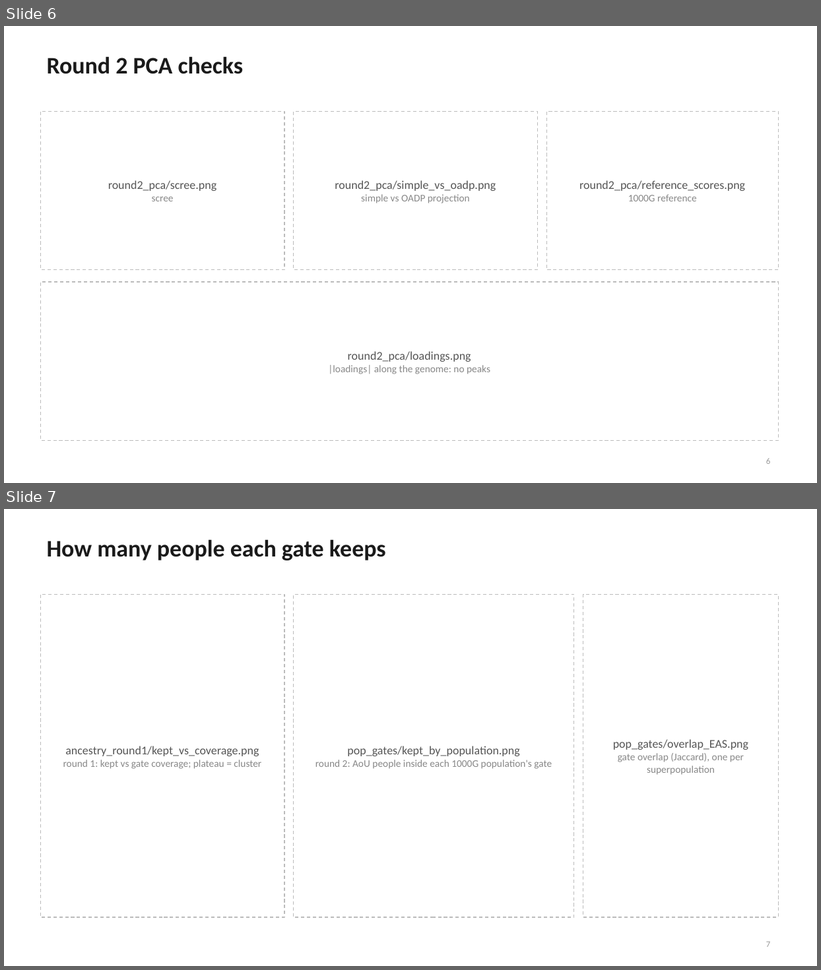
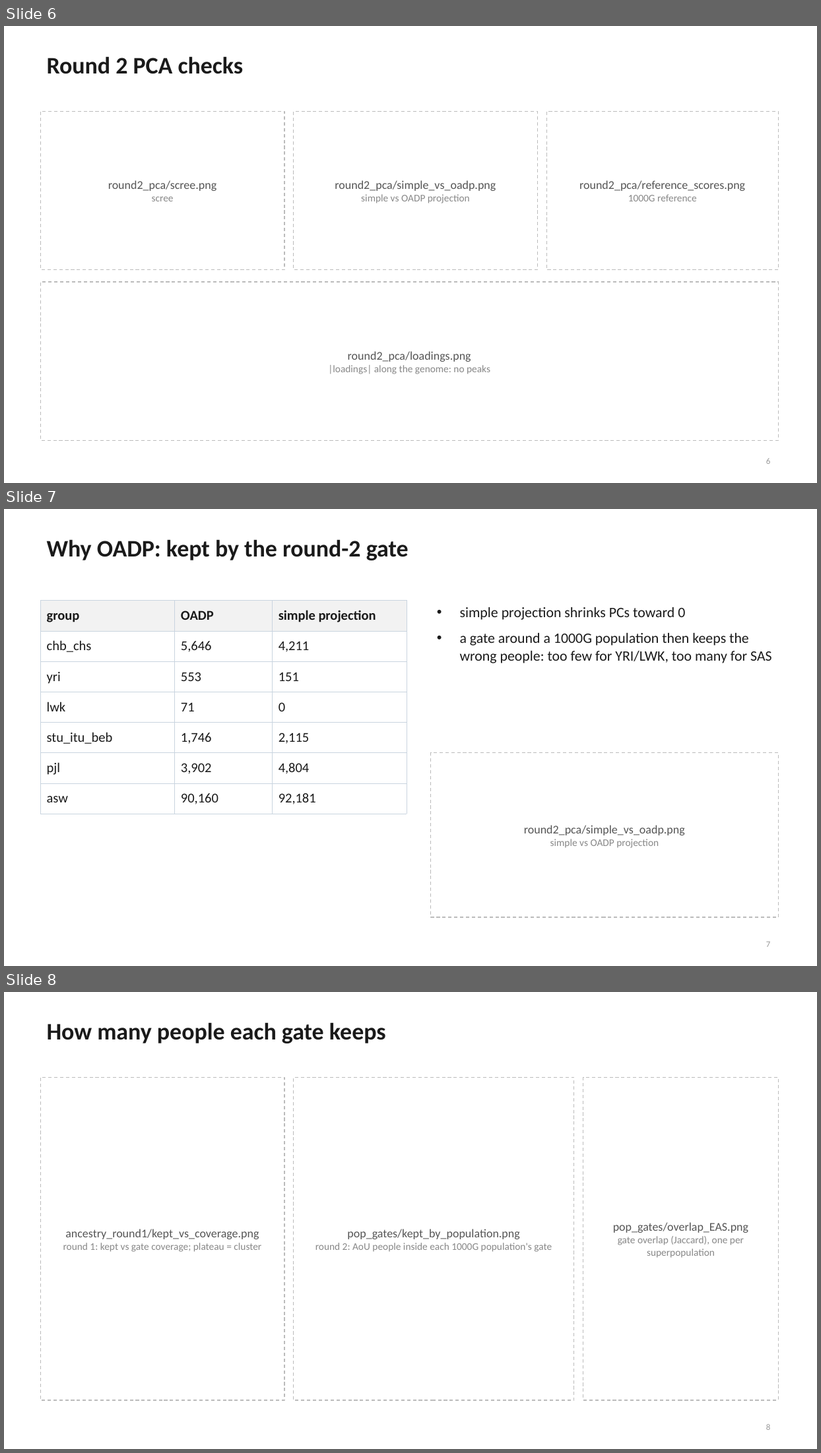
Before and after one commit to mkiravn/aou-covariance, a slide deck: slides/relatedness_scaffold.pptx. Shown one above the other, each under a label of ours: slides 6 and 7 before the commit, slides 6, 7 and 8 after it. The pictures are 821x970 and 821x1453 pixels, drawn with LibreOffice and Linux fonts; fonts in the diff are those of the drawing. Boxes give left, top, right and bottom in pixels: in the first picture for what was removed or moved away, otherwise in the second. Text is boxed around its words. In the diff, an @@ line names an element or a change of style, - is before the commit and + after.

```diff
--- a/slides/relatedness_scaffold.pptx
+++ b/slides/relatedness_scaffold.pptx
@@ slide 7 added at [4, 509, 817, 966], background #FFFFFF @@
@@ title added at [47, 539, 409, 560], 28 pt, text #1A1A1A, bold @@
+Why OADP: kept by the round-2 gate
@@ table added at [40, 601, 407, 807], 7 rows, 3 columns @@
+group | OADP | simple projection
+chb_chs | 5,646 | 4,211
+yri | 553 | 151
+lwk | 71 | 0
+stu_itu_beb | 1,746 | 2,115
+pjl | 3,902 | 4,804
+asw | 90,160 | 92,181
@@ text added at [460, 607, 772, 663], 17 pt, text #1A1A1A @@
+• simple projection shrinks PCs toward 0
+• a gate around a 1000G population then keeps the wrong people: too few for YRI/LWK, too many for SAS
@@ rectangle added at [431, 753, 779, 918], fill #FFFFFF, outline #BBBBBB 1 pt dashed @@
@@ text added at [524, 825, 685, 848], 14 pt, text #555555 @@
+round2_pca/simple_vs_oadp.png
+simple vs OADP projection
@@ page number added at [766, 942, 770, 947], 10 pt, text #999999 @@
+7
@@ what was slide 7 is now slide 8 @@
@@ page number at [766, 1424, 770, 1430]: text changed @@
-7
+8
```
Also in this commit, not shown: 2 slides changed, 1 other slide added, 1 slide removed, 6 other files.
